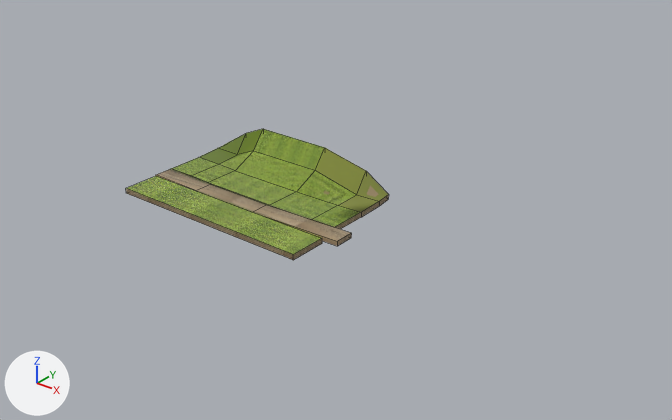
One commit to the FBX model twentysixteen/data/models/scenetest.fbx: the scene before it, then after it.
Camera for both pictures: a camera (50 mm lens) standing at (151.2, -146.8, 104.4) and looking at (12.2, 26.9, -3.3). Arrows for +X, +Y and +Z are at lower left; the lights stay in place. Mesh edges are drawn as thin lines. Where no turn or scale is listed for an object, it has been applied to the vertices. Vertices at the same position are counted once.
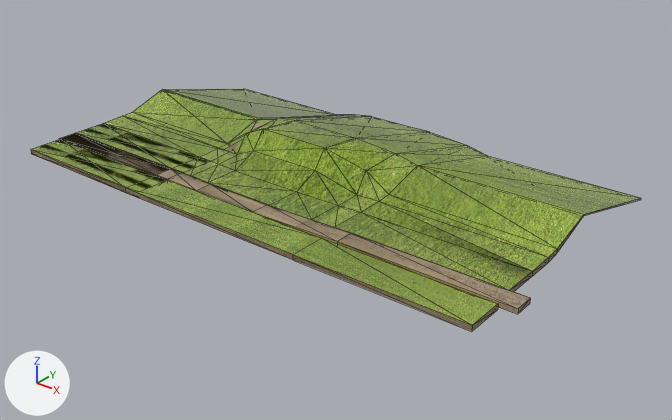
Location of each change, (x1, y1, x2, y2) in pixels of the pictures (672 x 420 px):
'Mesh (3)', reshaped (159% wider, 102% taller): before (171, 129, 389, 229); after (75, 89, 641, 292)
'Mesh (4)', reshaped (138% wider, 128% taller): before (126, 176, 322, 260); after (31, 139, 498, 332)
'Mesh (2)', added (brown): after (59, 133, 531, 314)
'Mesh', no longer drawn (brown): before (156, 169, 352, 246)

What the commit changed:
me_mesh_002 is used by ob_mesh__4; location (0.2, -7.2, 5.2).
me_mesh_002 had 8 vertices, 6 faces and spanned x -24.5..31.4, y -5.1..5.0, z 0.0..1.4.
me_mesh_002 now has 20 vertices, 36 faces and spans x -65.7..76.8, y -5.1..5.5, z 0.0..1.4.
Part 1, on me_mesh_002:
6 faces are deleted.
12 vertices are added at x -65.7..76.8, y -5.1..5.5, z 0.0..1.4.
28 new faces join them, mat_road (picture img_dirt_road_jpg).
8 new faces join them, mat_grass (picture img_grass_jpg).
me_mesh_001 is used by ob_mesh__3; location (0.2, 8.1, 5.2).
me_mesh_001 had 48 vertices, 47 faces and spanned x -24.6..30.8, y -5.1..16.1, z 0.0..9.8.
me_mesh_001 now has 106 vertices, 224 faces and spans x -65.8..76.2, y -5.1..65.5, z -3.6..9.8.
Part 2, on me_mesh_001:
47 faces are deleted.
30 vertices are added at x -65.8..76.2, y -4.5..65.5, z -3.6..8.6.
8 new vertices lie (45.4, 0.0, 0.0) away from vertices in x 30.8, y -5.1..16.1, z 0.5..2.5.
8 new vertices lie (45.4, 0.0, 0.0) away from vertices in x -65.8, y -4.5..16.7, z 0.2..2.0.
12 new vertices lie (0.0, 36.2, -9.2) away from vertices in x -17.1..76.2, y 28.7, z 5.7..8.6.
146 new faces join them, mat_road (picture img_dirt_road_jpg).
78 new faces join them, mat_grass (picture img_grass_jpg).
Mesh me_mesh_1 is new.
It has 28 vertices, 52 faces and spans x -65.7..81.4, y -5.2..0.3, z 5.3..7.2.
It uses material mat_road (picture img_dirt_road_jpg).
Object 'Mesh' (ob_mesh) now shows nothing instead of me_mesh.
Object 'Mesh' (ob_mesh) moves from (0.0, 2.9, 0.0) to (0.0, 0.0, 0.0).
Object 'Mesh (2)' (ob_mesh__2) is new; it shows me_mesh_1.
Its location is (0.0, 2.9, 0.0).
